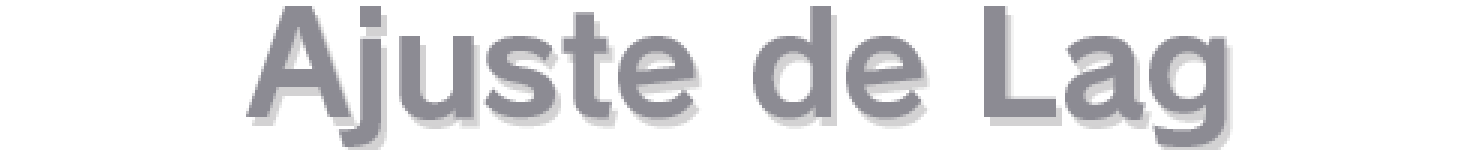
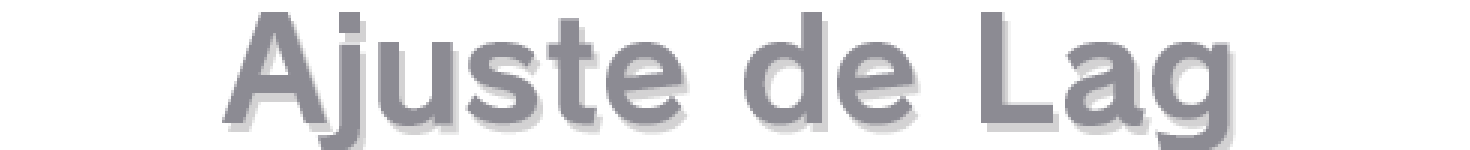
Layer changes from the first 1470px x 150px image to the second:
added layer "Ajuste de Lag V2" above "Lag Config V2" over box(222, 12, 1230, 150)
hid "Ajuste de Lag" over box(246, 6, 1227, 147)
